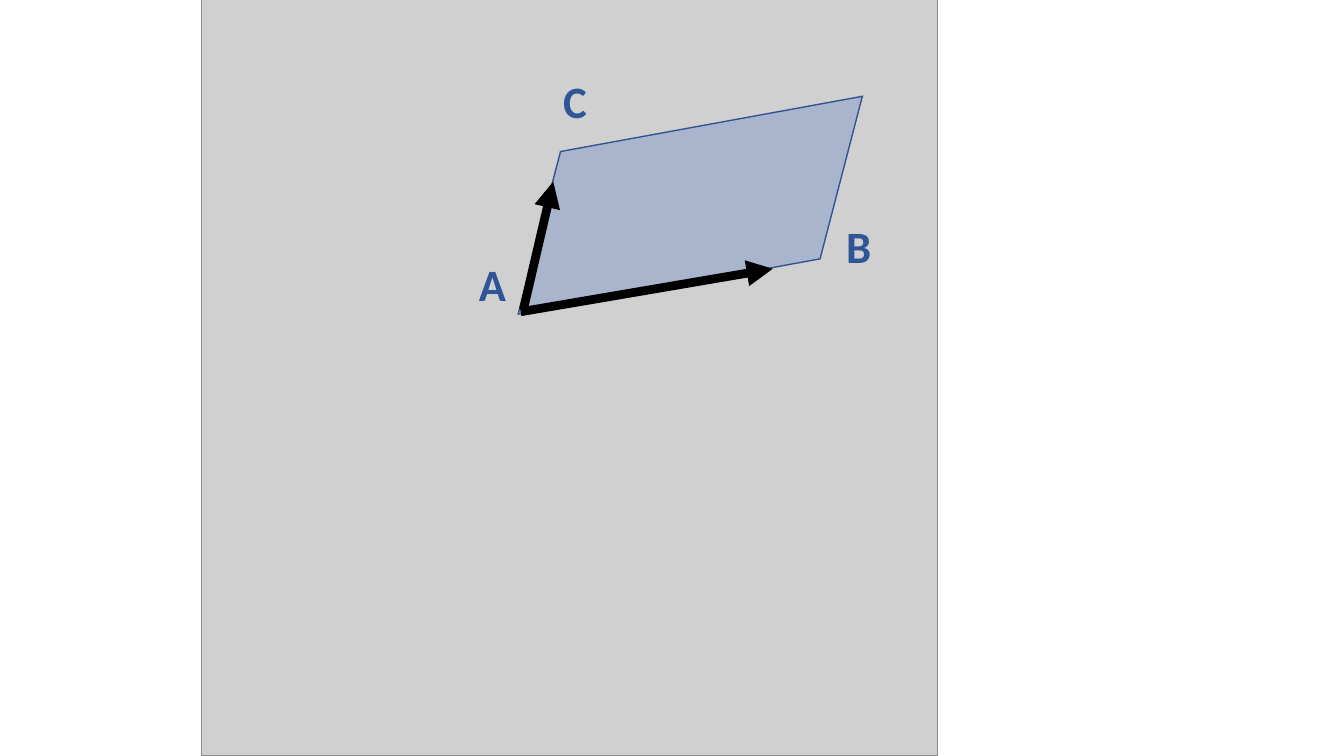
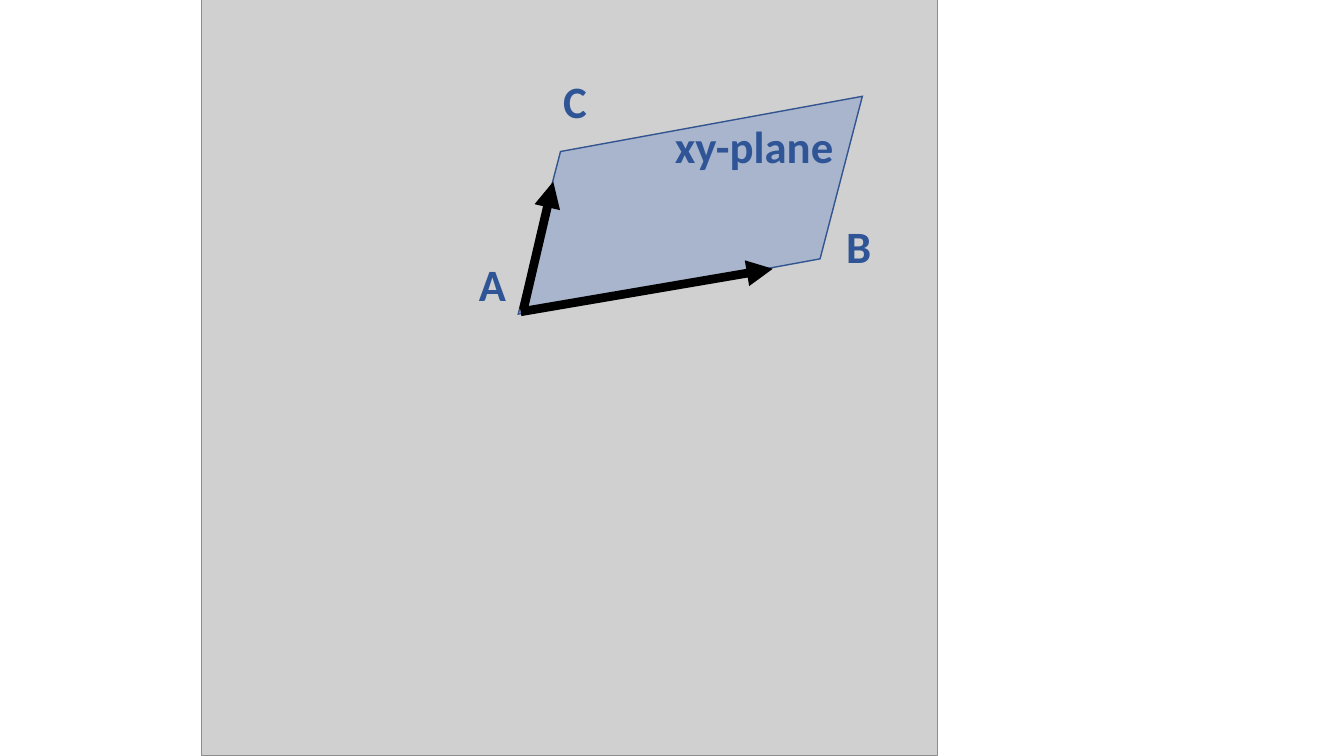
Before and after one commit to JQGoh/jqgoh.github.io, a slide deck: slide 2 of images/ligand/ligand.pptx. Drawn at 1344x756 pixels with LibreOffice and Linux fonts; fonts in the diff are those of the drawing; grey boxes stand for pictures. Boxes give left, top, right and bottom in pixels: in the first picture for what was removed or moved away, otherwise in the second. Text is boxed around its words. In the diff, an @@ line names an element or a change of style, - is before the commit and + after.

```diff
--- a/images/ligand/ligand.pptx
+++ b/images/ligand/ligand.pptx
@@ text added at <box>675,126,833,170</box>, 32 pt, text #2F5597, bold @@
+xy-plane
```
Also in this commit, not shown: 3 other files.
